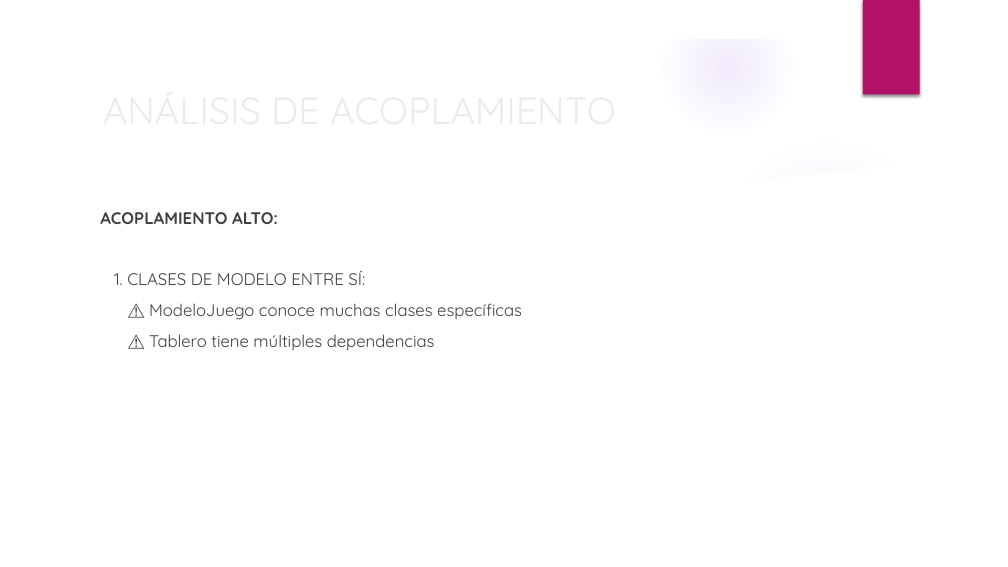
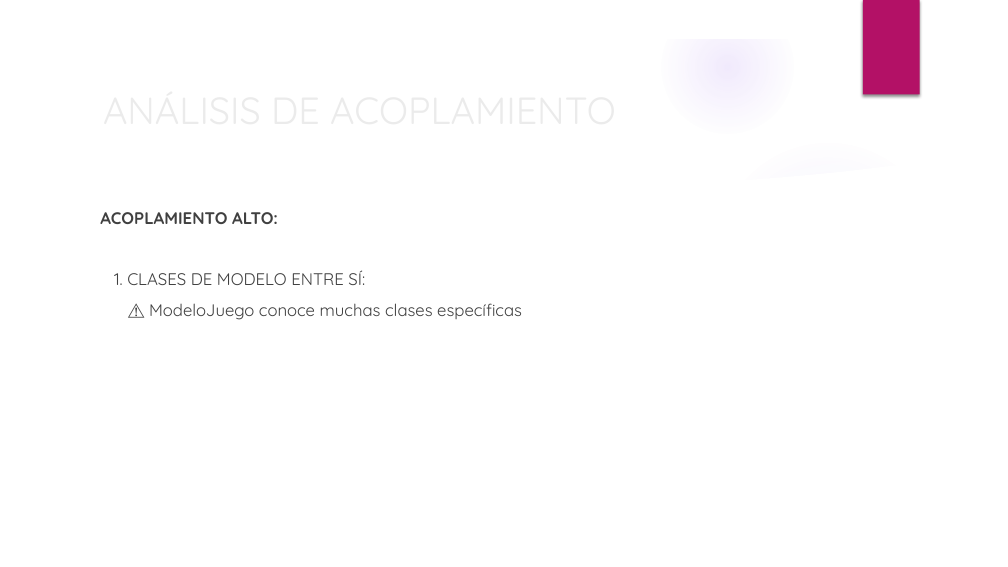
Before and after one commit to BinaryJuan/scrabble-poo, a slide deck: slide 35 of SCRABBLE.pptx. Drawn at 1008x567 pixels with LibreOffice and Linux fonts; fonts in the diff are those of the drawing; background and template pictures are left out. Boxes give left, top, right and bottom in pixels: in the first picture for what was removed or moved away, otherwise in the second. Text is boxed around its words. In the diff, an @@ line names an element or a change of style, - is before the commit and + after.

Commit message:
presentacion

```diff
--- a/SCRABBLE.pptx
+++ b/SCRABBLE.pptx
@@ text at bbox=[149, 334, 435, 350]: paragraph removed @@
-⚠️ Tablero tiene múltiples dependencias
```
Also in this commit, not shown: 4 other slides changed, 1 slide added.
